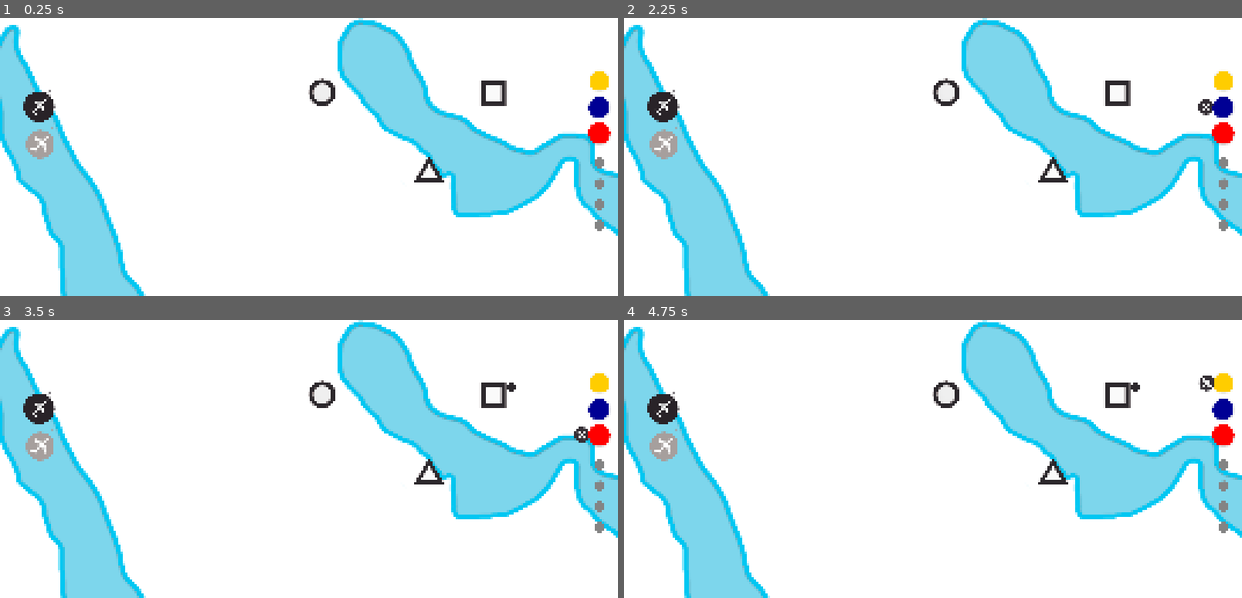
Above: before the commit, frames 1-4 (two rows, left to right).
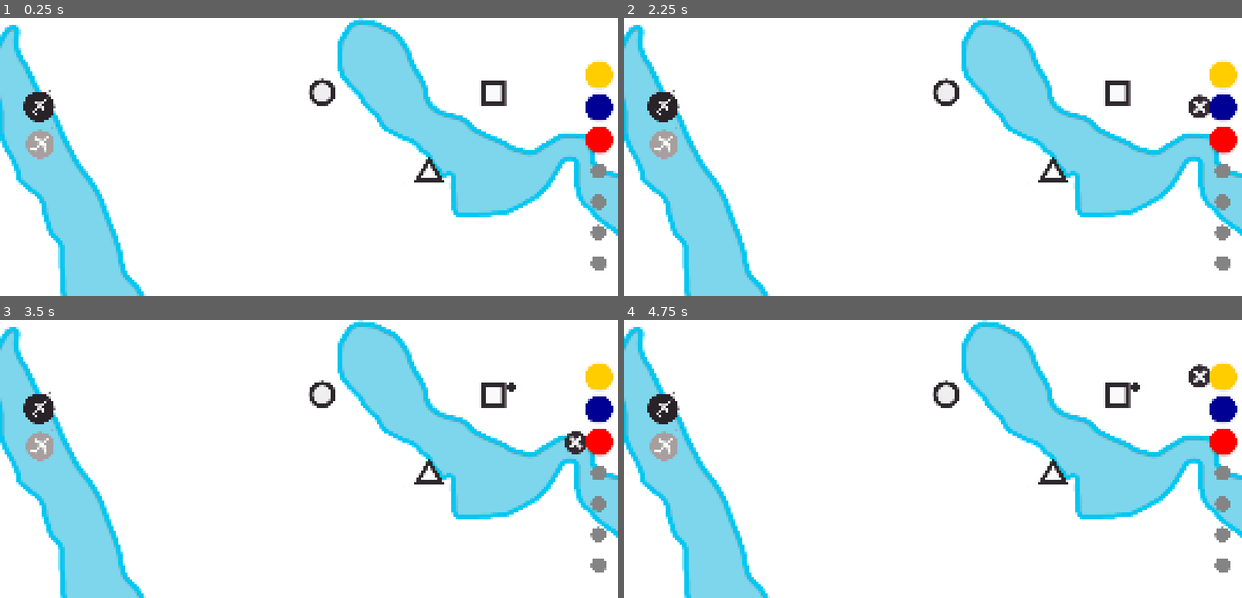
Above: after the commit, the same moments.

Repository: top-it-090304/Holding-Pattern
Game: Godot game, scene res://scene/Main.tscn
Same seed, same stepped clock (60 frames per second), same inputs: the game is played once before the commit and once after it.
Inputs (mouse positions are in pixels of both pictures, inside the frame that each line leads up to; where the layout moved, square brackets give the same spot in the first picture):
- Up to frame 1 (0.25 s): no input
- Up to frame 2 (2.25 s): click (1223, 73) [1223, 81] at 0.5 s; click (1223, 76) [1223, 81] at 1.25 s; click (1223, 106) at 2 s
- Up to frame 3 (3.5 s): click (599, 442) [599, 436] at 2.75 s
- Up to frame 4 (4.75 s): click (1198, 442) [1204, 433] at 3.5 s; click (1223, 378) [1223, 383] at 4.25 s

The runs differ from the first frame. In frame 1, 1.1% of the frame differs, in the area x 94-100%, y 15-91%; in frame 2, 1.3%; in frame 3, 1.3%, in the area x 91-100%, y 15-91%; in frame 4, 1.3%.

Commit message:
UI: fix position button

Diff:
--- a/scene/Main.tscn
+++ b/scene/Main.tscn
@@ -175,13 +175,13 @@
 anchor_top = 0.88600004
 anchor_right = 0.36100003
 anchor_bottom = 0.93500006
-offset_left = 1458.3999
-offset_top = -772.88007
-offset_right = 1525.5999
-offset_bottom = -705.80005
+offset_left = 1461.3992
+offset_top = -787.88007
+offset_right = 1476.5991
+offset_bottom = -772.80005
+scale = Vector2(1.52, 1.52)
 icon = ExtResource("10_tuai4")
 flat = true
-metadata/_edit_use_anchors_ = true
 
 [node name="YellowButton" type="Button" parent="UI" unique_id=1877033529]
 modulate = Color(1, 1, 0, 1)
@@ -191,11 +191,11 @@
 anchor_top = 0.892865
 anchor_right = 0.38482803
 anchor_bottom = 1.0099418
-offset_left = 1468.6
-offset_top = -765.24
-offset_right = 1593.4127
-offset_bottom = -633.683
-scale = Vector2(0.36157924, 0.36157924)
+offset_left = 1451.6
+offset_top = -807.2942
+offset_right = 1586.4127
+offset_bottom = -663.7372
+scale = Vector2(0.48, 0.48)
 toggle_mode = true
 button_pressed = true
 action_mode = 0
@@ -203,32 +203,30 @@
 icon = ExtResource("3_mnmej")
 flat = true
 expand_icon = true
-metadata/_edit_use_anchors_ = true
 
 [node name="BlueButton" type="Button" parent="UI" unique_id=1888030756]
 modulate = Color(0, 0, 1, 1)
 texture_filter = 6
-offset_left = 2284.0002
-offset_top = 299.00003
-offset_right = 2514.0002
-offset_bottom = 557.0001
-scale = Vector2(0.38400003, 0.38400003)
+offset_left = 2270.0
+offset_top = 283.0
+offset_right = 2510.0
+offset_bottom = 553.0
+scale = Vector2(0.48, 0.48)
 toggle_mode = true
 action_mode = 0
 button_group = SubResource("ButtonGroup_yiwpq")
 icon = ExtResource("4_o6q0f")
 flat = true
 expand_icon = true
-metadata/_edit_use_anchors_ = true
 
 [node name="RedButton" type="Button" parent="UI" unique_id=1218500919]
 modulate = Color(1, 0, 0, 1)
 texture_filter = 6
-offset_left = 2282.0002
-offset_top = 400.0
-offset_right = 2512.0002
-offset_bottom = 658.00006
-scale = Vector2(0.4, 0.4)
+offset_left = 2271.0
+offset_top = 414.00003
+offset_right = 2541.0
+offset_bottom = 684.0
+scale = Vector2(0.48, 0.48)
 toggle_mode = true
 action_mode = 0
 button_group = SubResource("ButtonGroup_mnmej")
@@ -237,10 +235,11 @@
 expand_icon = true
 
 [node name="LightBlueButton" type="Button" parent="UI" unique_id=915725534]
-offset_left = 2289.0
-offset_top = 515.3579
-offset_right = 2369.0
-offset_bottom = 609.6737
+offset_left = 2266.0002
+offset_top = 525.0
+offset_right = 2346.0002
+offset_bottom = 619.3158
+scale = Vector2(1.48, 1.48)
 theme_override_colors/icon_disabled_color = Color(0.89059, 0.89059, 0.8905901, 1)
 theme_override_icons/icon = ExtResource("11_ob58h")
 theme_override_styles/disabled = SubResource("StyleBoxFlat_ob58h")
@@ -251,10 +250,11 @@
 expand_icon = true
 
 [node name="GreenButton" type="Button" parent="UI" unique_id=1585651091]
-offset_left = 2289.0
-offset_top = 600.0
-offset_right = 2369.0
-offset_bottom = 691.59424
+offset_left = 2266.0002
+offset_top = 648.0001
+offset_right = 2346.0002
+offset_bottom = 739.59436
+scale = Vector2(1.48, 1.48)
 theme_override_colors/icon_disabled_color = Color(0.8901961, 0.8901961, 0.8901961, 1)
 theme_override_icons/icon = ExtResource("11_ob58h")
 theme_override_styles/disabled = SubResource("StyleBoxFlat_3hqfm")
@@ -265,10 +265,11 @@
 expand_icon = true
 
 [node name="PinkButton" type="Button" parent="UI" unique_id=2095913022]
-offset_left = 2289.0
-offset_top = 680.0
-offset_right = 2368.0
-offset_bottom = 770.4493
+offset_left = 2266.0002
+offset_top = 768.0001
+offset_right = 2345.0002
+offset_bottom = 858.4494
+scale = Vector2(1.48, 1.48)
 theme_override_colors/icon_disabled_color = Color(0.8901961, 0.8901961, 0.8901961, 1)
 theme_override_icons/icon = ExtResource("11_ob58h")
 theme_override_styles/disabled = SubResource("StyleBoxFlat_08k7p")
@@ -279,10 +280,11 @@
 expand_icon = true
 
 [node name="OrangeButton" type="Button" parent="UI" unique_id=207546806]
-offset_left = 2290.0
-offset_top = 761.1449
-offset_right = 2370.0
-offset_bottom = 852.73914
+offset_left = 2266.0002
+offset_top = 886.145
+offset_right = 2346.0002
+offset_bottom = 977.73926
+scale = Vector2(1.48, 1.48)
 theme_override_colors/icon_disabled_color = Color(0.8901961, 0.8901961, 0.8901961, 1)
 theme_override_icons/icon = ExtResource("11_ob58h")
 theme_override_styles/disabled = SubResource("StyleBoxFlat_8cuns")
--- a/scripts/Main.gd
+++ b/scripts/Main.gd
@@ -490,8 +490,8 @@
 	if is_instance_valid(clear_data_twin):
 		clear_data_twin.kill()
 
-	var out_pos = target_btn.global_position + Vector2(-76, -15)
-	var in_pos = target_btn.global_position + Vector2(10, 10)
+	var out_pos = target_btn.global_position + Vector2(-85, 10)
+	var in_pos = target_btn.global_position + Vector2(10, 0)
 
 	clear_data_twin = create_tween().set_parallel(true)
 	clear_data_twin.set_trans(Tween.TRANS_CUBIC).set_ease(Tween.EASE_OUT)
Binary file changed: objects/x.png
